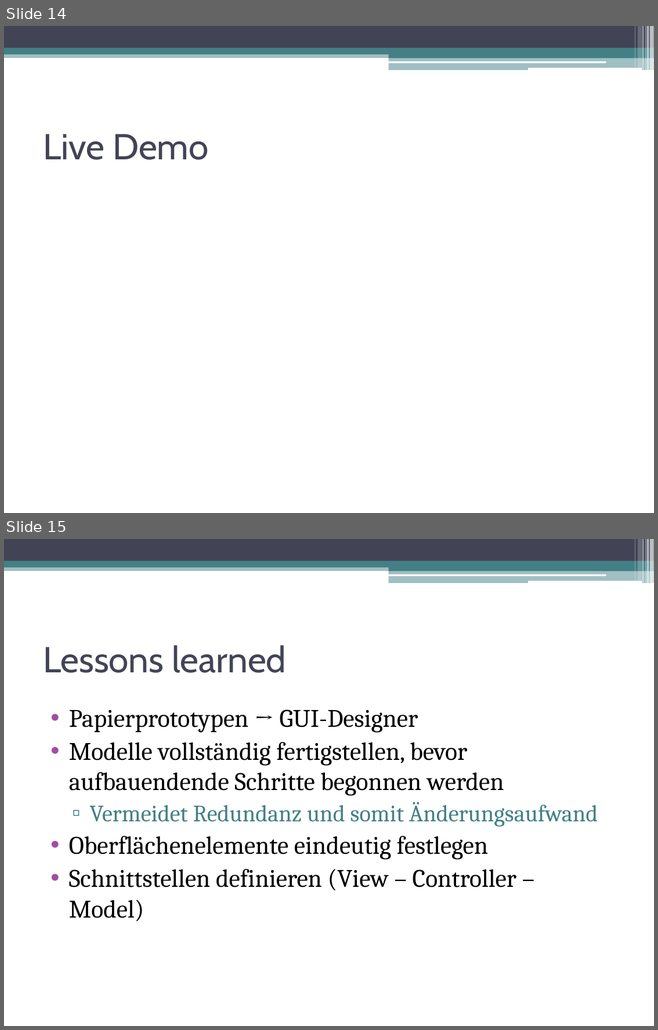
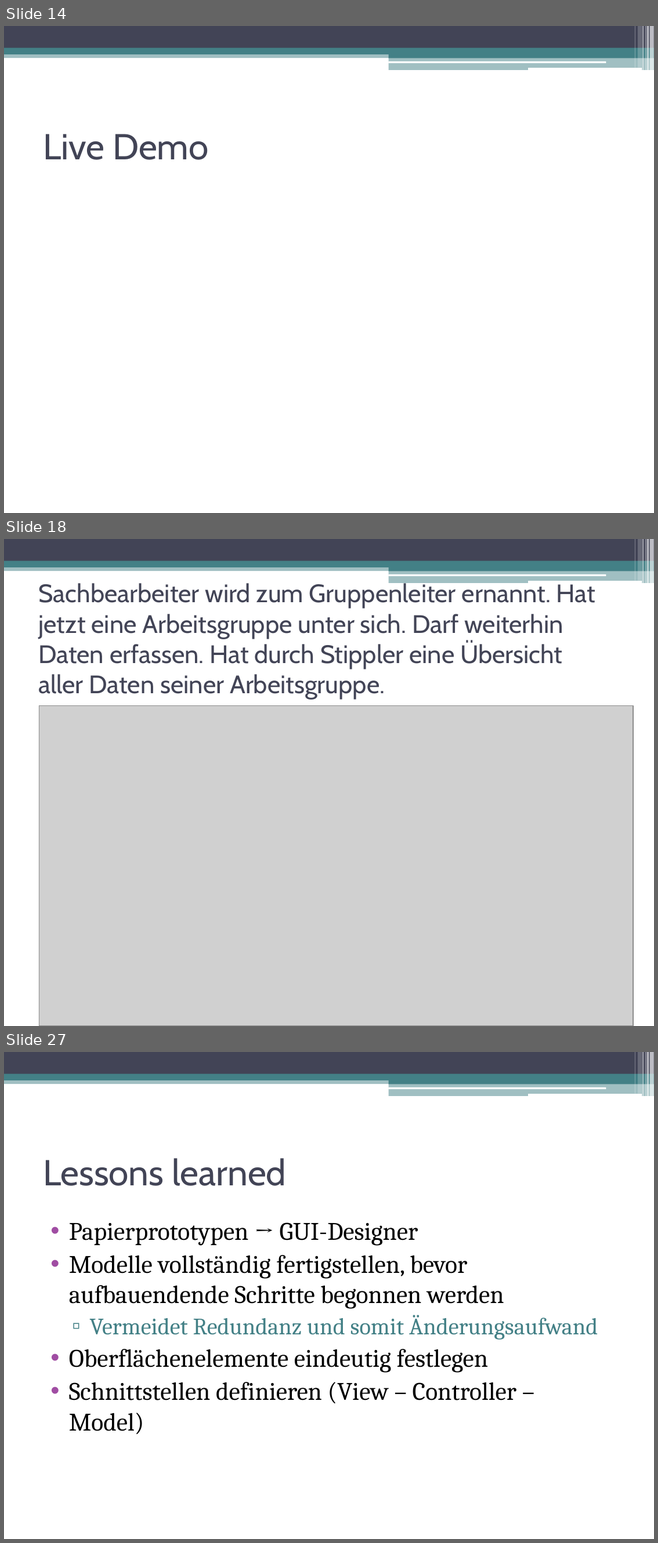
Before and after one commit to DanJoeHa/Fallstudie, a slide deck: Projektmanagement/Abschlusspräsentation.pptx. Shown one above the other, each under a label of ours: slides 14 and 15 before the commit, slides 14, 18 and 27 after it; the slides between them are not shown. The pictures are 658x1030 and 658x1543 pixels, drawn with LibreOffice and Linux fonts; fonts in the diff are those of the drawing; grey boxes stand for pictures. Boxes give left, top, right and bottom in pixels: in the first picture for what was removed or moved away, otherwise in the second. Text is boxed around its words. In the diff, an @@ line names an element or a change of style, - is before the commit and + after.

```diff
--- a/Projektmanagement/Abschlusspräsentation.pptx
+++ b/Projektmanagement/Abschlusspräsentation.pptx
@@ slide 18 added at <box>4,539,654,1026</box>, background #FFFFFF; not listed: 13 template elements that a slide beside it also shows @@
@@ title added at <box>38,581,595,700</box>, 28 pt, text #424456 @@
+Sachbearbeiter wird zum Gruppenleiter ernannt. Hat jetzt eine Arbeitsgruppe unter sich. Darf weiterhin Daten erfassen. Hat durch Stippler eine Übersicht aller Daten seiner Arbeitsgruppe.
@@ picture added at <box>39,706,633,1026</box> @@
@@ what was slide 15 is now slide 27 @@
```
Also in this commit, not shown: 1 slide changed, 11 other slides added, 1 other file.
